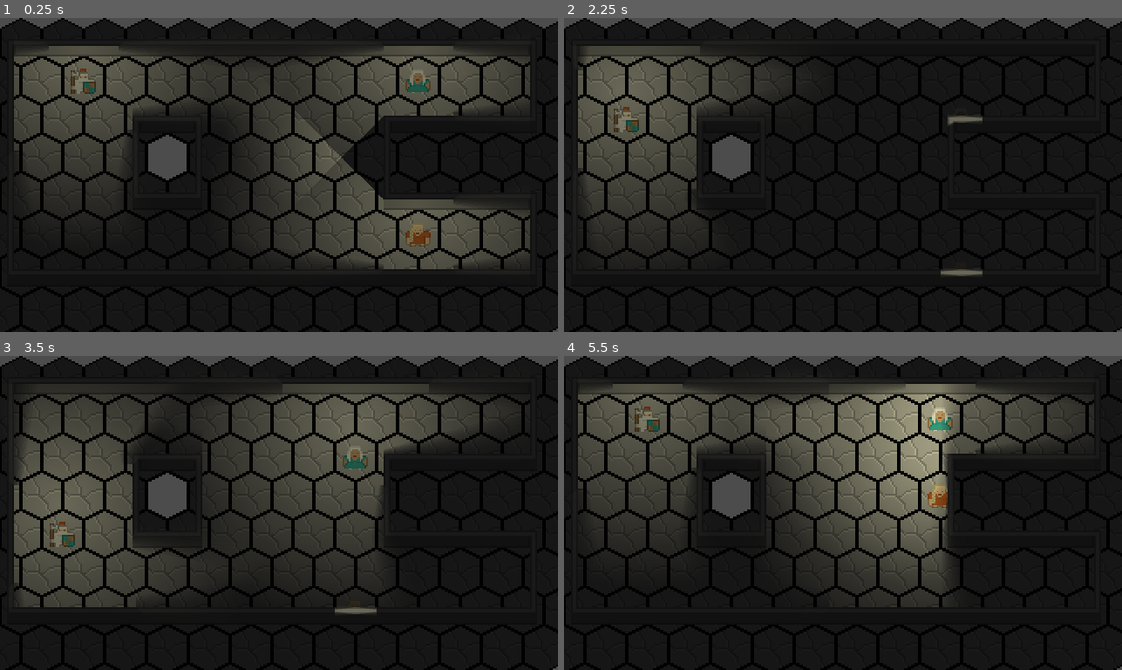
Above: before the commit, frames 1-4 (two rows, left to right).
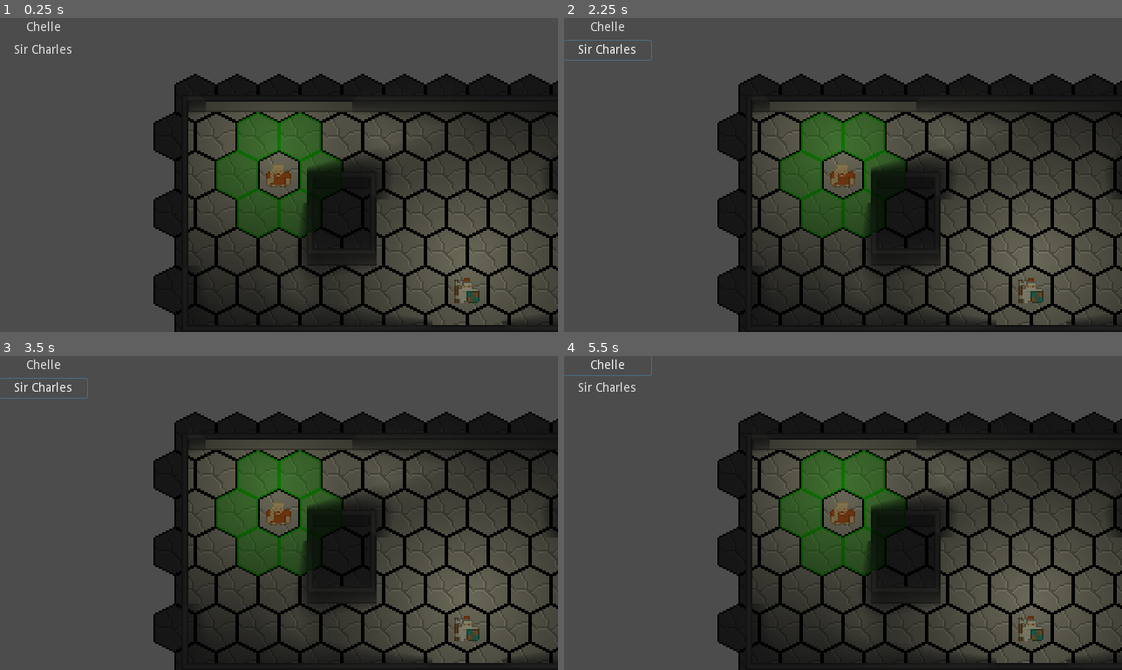
Above: after the commit, the same moments.

Repository: Scimon/godot-experiments
Game: Godot game, scene res://CombatMap.tscn
Two runs of this game, one before a commit and one after it. Both use one fixed random seed, a clock stepped at 60 frames per second and the inputs below.
Inputs (mouse positions are in pixels of both pictures, inside the frame that each line leads up to):
- Up to frame 1 (0.25 s): no input
- Up to frame 2 (2.25 s): click (608, 27) at 0.5 s, where only the run after the commit has a clickable "Chelle"; click (608, 49) at 1.25 s, where only the run after the commit has a clickable "Sir Charles"; tap Enter at 2 s; move the mouse to (965, 159) at 2.02 s; hold Right (ui_right) from 2.03 s (still down); tap Keypad 1 (c_dl, bound only before the commit) at 2.1 s
- Up to frame 3 (3.5 s): tap Keypad 3 (c_dr, bound only before the commit) at 2.3, 2.85 s; tap Space at 2.75 s; move the mouse to (167, 528) at 2.77 s; release Right (ui_right) at 2.78 s; hold Down (ui_down) from 2.78 s (still down); tap Keypad 4 (c_l, bound only before the commit) at 3.05 s
- Up to frame 4 (5.5 s): tap Enter at 3.5, 5 s; move the mouse to (898, 443) at 3.52 s; release Down (ui_down) at 3.53 s; hold Right (ui_right) 3.53-4.28 s; tap Keypad 4 (c_l, bound only before the commit) at 3.6 s; tap Keypad 6 (c_r, bound only before the commit) at 3.8, 4.35 s; tap Space at 4.25 s; move the mouse to (815, 575) at 4.27 s; hold Up (ui_up) 4.28-5.03 s; tap Keypad 7 (c_ul, bound only before the commit) at 4.55, 5.1 s; move the mouse to (1010, 560) at 5.02 s; hold Left (ui_left) from 5.03 s (still down); tap Keypad 9 (c_ur, bound only before the commit) at 5.3 s

The runs differ from the first frame. In frame 1, 71% of the frame differs, in the area x 0-100%, y 0-100%; in frame 2, 69%; in frame 3, 67%; in frame 4, 74%.

Commit message:
Turn Order Stuff

Diff:
--- a/hex-grid-fight/Character.gd
+++ b/hex-grid-fight/Character.gd
@@ -1,5 +1,8 @@
 tool
-extends Node2D
+class_name Character
+extends KinematicBody2D
+
+export(float) var speed = 1.0;
 
 enum Body { RANGER, SAGE, KNIGHT }
 export(Body) var body = Body.RANGER setget set_body
@@ -10,9 +13,21 @@
 	Body.KNIGHT : Vector2(0,11),
 }
 const CENTER_VEC = Vector2(12,14)
+export(String) var character_name = "Unknown"
+var acting = false
+var selectable = {}
+
+signal action_done(speed_change)
+
 # Called when the node enters the scene tree for the first time.
 func _ready():
 	self.set_body(body)
+
+func action_select():
+	$Camera.current = true
+	acting = true
+	select_cells()
+	$Grid.visible = true
 
 func set_body(value):
 	body = value
@@ -46,14 +61,28 @@
 			"c_dr" : Vector2(1,1),
 		}
 
-func _physics_process(delta):
-	var move_vec = Vector2.ZERO
+var draw_map = {
+			"c_ul" : Vector2(-1,-1),
+			"c_ur" : Vector2(0,-1),
+			"c_l" : Vector2(-1,0),
+			"c_r" : Vector2(1,0),
+			"c_dl" : Vector2(-1,1),
+			"c_dr" : Vector2(0,1),
+		}
+
+func select_cells():
+	selectable = {}
+	var move_vec
 	var mapping = current_mapping()
+	var valid_id = $Grid.tile_set.find_tile_by_name("valid")
+	var invalid_id = $Grid.tile_set.find_tile_by_name("invalid")
 	for key in mapping:
-		if Input.is_action_just_pressed(key):
-			move_vec += mapping[key]
-	if can_enter(hex_pos+move_vec):
-		set_hex_pos(hex_pos + move_vec)
+		move_vec = mapping[key]
+		if can_enter(hex_pos+move_vec):
+			$Grid.set_cellv(draw_map[key], valid_id)
+			selectable[hex_pos+move_vec] = true
+		else:
+			$Grid.set_cellv(draw_map[key], invalid_id)
 
 func can_enter(cell):
 	var start = $Grid.map_to_world(hex_pos) + CENTER_VEC
@@ -62,3 +91,18 @@
 	var space_state = get_world_2d().direct_space_state
 	var result = space_state.intersect_ray(start, end, [self])
 	return result.empty()
+
+func _unhandled_input(event):
+	if not acting:
+		return
+	if event.is_action_released("click"):
+		var click = $Grid.world_to_map(get_global_mouse_position())
+		if selectable.has(click):
+			self.hex_pos = click
+			acting = false
+			$Grid.visible = false
+			$ActionDone.start()
+
+
+func _on_ActionDone_timeout():
+	emit_signal("action_done",speed)
--- a/hex-grid-fight/Character.tscn
+++ b/hex-grid-fight/Character.tscn
@@ -1,12 +1,14 @@
-[gd_scene load_steps=7 format=2]
+[gd_scene load_steps=9 format=2]
 
 [ext_resource path="res://Character.gd" type="Script" id=1]
 [ext_resource path="res://Characters/roguelikeChar_transparent.png" type="Texture" id=2]
 [ext_resource path="res://Tiles/hex-overlay.png" type="Texture" id=3]
 [ext_resource path="res://light.png" type="Texture" id=4]
+[ext_resource path="res://Tiles/hex-invalid.png" type="Texture" id=5]
+[ext_resource path="res://Tiles/hex-valid.png" type="Texture" id=6]
 
 [sub_resource type="TileSet" id=1]
-0/name = "hex-overlay.png 0"
+0/name = "overlay"
 0/texture = ExtResource( 3 )
 0/tex_offset = Vector2( 0, 0 )
 0/modulate = Color( 1, 1, 1, 1 )
@@ -20,6 +22,34 @@
 0/shape_one_way_margin = 0.0
 0/shapes = [  ]
 0/z_index = 0
+1/name = "valid"
+1/texture = ExtResource( 6 )
+1/tex_offset = Vector2( 0, 0 )
+1/modulate = Color( 1, 1, 1, 1 )
+1/region = Rect2( 0, 0, 24, 28 )
+1/tile_mode = 0
+1/occluder_offset = Vector2( 0, 0 )
+1/navigation_offset = Vector2( 0, 0 )
+1/shape_offset = Vector2( 0, 0 )
+1/shape_transform = Transform2D( 1, 0, 0, 1, 0, 0 )
+1/shape_one_way = false
+1/shape_one_way_margin = 0.0
+1/shapes = [  ]
+1/z_index = 0
+2/name = "invalid"
+2/texture = ExtResource( 5 )
+2/tex_offset = Vector2( 0, 0 )
+2/modulate = Color( 1, 1, 1, 1 )
+2/region = Rect2( 0, 0, 24, 28 )
+2/tile_mode = 0
+2/occluder_offset = Vector2( 0, 0 )
+2/navigation_offset = Vector2( 0, 0 )
+2/shape_offset = Vector2( 0, 0 )
+2/shape_transform = Transform2D( 1, 0, 0, 1, 0, 0 )
+2/shape_one_way = false
+2/shape_one_way_margin = 0.0
+2/shapes = [  ]
+2/z_index = 0
 
 [sub_resource type="CircleShape2D" id=2]
 radius = 6.78343
@@ -27,6 +57,13 @@
 [node name="Character" type="KinematicBody2D"]
 position = Vector2( 12, 14 )
 script = ExtResource( 1 )
+
+[node name="Grid" type="TileMap" parent="."]
+position = Vector2( -12, -14 )
+tile_set = SubResource( 1 )
+cell_size = Vector2( 24, 22 )
+cell_half_offset = 0
+format = 1
 
 [node name="Light2D" type="Light2D" parent="."]
 texture = ExtResource( 4 )
@@ -45,11 +82,12 @@
 hframes = 54
 frame = 270
 
-[node name="Grid" type="TileMap" parent="."]
-tile_set = SubResource( 1 )
-cell_size = Vector2( 24, 22 )
-cell_half_offset = 0
-format = 1
-
 [node name="CollisionShape2D" type="CollisionShape2D" parent="."]
 shape = SubResource( 2 )
+
+[node name="Camera" type="Camera2D" parent="."]
+
+[node name="ActionDone" type="Timer" parent="."]
+wait_time = 0.1
+one_shot = true
+[connection signal="timeout" from="ActionDone" to="." method="_on_ActionDone_timeout"]
--- a/hex-grid-fight/CombatMap.tscn
+++ b/hex-grid-fight/CombatMap.tscn
@@ -12,6 +12,7 @@
 [ext_resource path="res://Tiles/dungeon-floor.png" type="Texture" id=10]
 [ext_resource path="res://CombatMap.gd" type="Script" id=11]
 [ext_resource path="res://Tiles/hex-overlay.png" type="Texture" id=12]
+[ext_resource path="res://TurnOrder.tscn" type="PackedScene" id=13]
 
 [sub_resource type="TileSet" id=1]
 0/name = "white-tile-base.png 0"
@@ -59,49 +60,49 @@
 0/shapes = [  ]
 0/z_index = 0
 
+[sub_resource type="OccluderPolygon2D" id=3]
+polygon = PoolVector2Array( 4, 4, 4, 4, 8, 2, 8, 12, 24, 12, 24, 16, 4, 16 )
+
+[sub_resource type="ConvexPolygonShape2D" id=4]
+points = PoolVector2Array( 4, 4, 8, 2, 8, 16, 24, 16, 24, 22, 4, 22 )
+
+[sub_resource type="OccluderPolygon2D" id=5]
+polygon = PoolVector2Array( 24, 16, 0, 16, 0, 12, 24, 12 )
+
+[sub_resource type="ConvexPolygonShape2D" id=6]
+points = PoolVector2Array( 24, 22, 0, 22, 0, 16, 24, 16 )
+
+[sub_resource type="OccluderPolygon2D" id=7]
+polygon = PoolVector2Array( 16, 2, 16, 2, 20, 4, 20, 16, 0, 16, 0, 12, 16, 12 )
+
+[sub_resource type="ConvexPolygonShape2D" id=8]
+points = PoolVector2Array( 0, 16, 16, 16, 16, 2, 20, 4, 20, 22, 0, 22 )
+
+[sub_resource type="OccluderPolygon2D" id=9]
+polygon = PoolVector2Array( 16, 2, 20, 4, 20, 24, 16, 26 )
+
+[sub_resource type="ConvexPolygonShape2D" id=10]
+points = PoolVector2Array( 20.0131, 25.8004, 15.9755, 25.8004, 15.9755, 2.11291, 20.0131, 2.11291 )
+
 [sub_resource type="OccluderPolygon2D" id=11]
-polygon = PoolVector2Array( 4, 4, 4, 4, 8, 2, 8, 12, 24, 12, 24, 16, 4, 16 )
-
-[sub_resource type="ConvexPolygonShape2D" id=3]
-points = PoolVector2Array( 4, 4, 8, 2, 8, 16, 24, 16, 24, 22, 4, 22 )
-
-[sub_resource type="OccluderPolygon2D" id=12]
-polygon = PoolVector2Array( 24, 16, 0, 16, 0, 12, 24, 12 )
-
-[sub_resource type="ConvexPolygonShape2D" id=4]
-points = PoolVector2Array( 24, 22, 0, 22, 0, 16, 24, 16 )
+polygon = PoolVector2Array( 4, 4, 8, 2, 8, 26, 4, 24 )
+
+[sub_resource type="ConvexPolygonShape2D" id=12]
+points = PoolVector2Array( 3.99714, 1.97832, 7.9002, 1.97832, 7.9002, 25.935, 3.99714, 25.935 )
 
 [sub_resource type="OccluderPolygon2D" id=13]
-polygon = PoolVector2Array( 16, 2, 16, 2, 20, 4, 20, 16, 0, 16, 0, 12, 16, 12 )
-
-[sub_resource type="ConvexPolygonShape2D" id=5]
-points = PoolVector2Array( 0, 16, 16, 16, 16, 2, 20, 4, 20, 22, 0, 22 )
-
-[sub_resource type="OccluderPolygon2D" id=14]
-polygon = PoolVector2Array( 16, 2, 20, 4, 20, 24, 16, 26 )
-
-[sub_resource type="ConvexPolygonShape2D" id=6]
-points = PoolVector2Array( 20.0131, 25.8004, 15.9755, 25.8004, 15.9755, 2.11291, 20.0131, 2.11291 )
+polygon = PoolVector2Array( 8, 26, 4, 24, 4, 12, 24, 12, 24, 16, 8, 16 )
+
+[sub_resource type="ConvexPolygonShape2D" id=14]
+points = PoolVector2Array( 24, 22, 8, 22, 8, 26, 4, 24, 4, 16, 24, 16 )
 
 [sub_resource type="OccluderPolygon2D" id=15]
-polygon = PoolVector2Array( 4, 4, 8, 2, 8, 26, 4, 24 )
-
-[sub_resource type="ConvexPolygonShape2D" id=7]
-points = PoolVector2Array( 3.99714, 1.97832, 7.9002, 1.97832, 7.9002, 25.935, 3.99714, 25.935 )
-
-[sub_resource type="OccluderPolygon2D" id=16]
-polygon = PoolVector2Array( 8, 26, 4, 24, 4, 12, 24, 12, 24, 16, 8, 16 )
-
-[sub_resource type="ConvexPolygonShape2D" id=8]
-points = PoolVector2Array( 24, 22, 8, 22, 8, 26, 4, 24, 4, 16, 24, 16 )
-
-[sub_resource type="OccluderPolygon2D" id=17]
 polygon = PoolVector2Array( 0, 12, 20, 12, 20, 24, 16, 26, 16, 16, 0, 16 )
 
-[sub_resource type="ConvexPolygonShape2D" id=9]
+[sub_resource type="ConvexPolygonShape2D" id=16]
 points = PoolVector2Array( 0, 16, 20, 16, 20, 24, 16, 26, 16, 22, 0, 22 )
 
-[sub_resource type="TileSet" id=10]
+[sub_resource type="TileSet" id=17]
 0/name = "dungeon-wall-corner-bottom-left-only.png 0"
 0/texture = ExtResource( 8 )
 0/tex_offset = Vector2( 0, 0 )
@@ -269,21 +270,21 @@
 cell_size = Vector2( 24, 22 )
 cell_half_offset = 0
 format = 1
-tile_data = PoolIntArray( 0, 1, 0, 1, 1, 0, 2, 1, 0, 3, 1, 0 …(496 unchanged characters)…  1, 0, 196609, 1, 0, 196610, 1, 0, 196612, 1, 0, 196613, 1, 0, 196614, 1, 0, 196 …(1047 unchanged characters)…
-
-[node name="Knight" parent="." instance=ExtResource( 5 )]
-position = Vector2( 48, 36 )
+tile_data = PoolIntArray( 0, 1, 0, 1, 1, 0, 2, 1, 0, 3, 1, 0 …(496 unchanged characters)…  1, 0, 196609, 1, 0, 196610, 1, 0, 196611, 1, 0, 196612, 1, 0, 196613, 1, 0, 196614, 1, 0, 196 …(1047 unchanged characters)…
+
+[node name="TurnOrder" parent="." instance=ExtResource( 13 )]
+
+[node name="Chelle" parent="TurnOrder/Units" index="0" instance=ExtResource( 5 )]
+position = Vector2( 60, 58 )
+speed = 0.75
+hex_pos = Vector2( 2, 2 )
+character_name = "Chelle"
+
+[node name="Sir Charles" parent="TurnOrder/Units" index="1" instance=ExtResource( 5 )]
+position = Vector2( 168, 124 )
 body = 2
-hex_pos = Vector2( 1, 1 )
-
-[node name="Sage" parent="." instance=ExtResource( 5 )]
-position = Vector2( 240, 36 )
-body = 1
-hex_pos = Vector2( 9, 1 )
-
-[node name="Ranger" parent="." instance=ExtResource( 5 )]
-position = Vector2( 240, 124 )
-hex_pos = Vector2( 9, 5 )
+hex_pos = Vector2( 6, 5 )
+character_name = "Sir Charles"
 
 [node name="Grid" type="TileMap" parent="."]
 tile_set = SubResource( 2 )
@@ -293,9 +294,11 @@
 tile_data = PoolIntArray( 0, 0, 0, 1, 0, 0, 2, 0, 0, 3, 0, 0, 4, 0, 0, 5, 0, 0, 6, 0, 0, 7, 0, 0, 8, 0, 0, 9, 0, 0, 10, …(1578 unchanged characters)…
 
 [node name="HexWalls" type="TileMap" parent="."]
-tile_set = SubResource( 10 )
+tile_set = SubResource( 17 )
 cell_size = Vector2( 24, 22 )
 cell_half_offset = 0
 collision_layer = 2
 format = 1
 tile_data = PoolIntArray( 0, 5, 0, 1, 1, 0, 2, 1, 0, 3, 1, 0, 4, 1, 0, 5, 1, 0, 6, 1, 0, 7, 1, 0, 8, 1, 0, 9, 1, 0, 10, …(516 unchanged characters)…
+
+[editable path="TurnOrder"]
--- /dev/null
+++ b/hex-grid-fight/GameTheme.tres
@@ -0,0 +1,3 @@
+[gd_resource type="Theme" format=2]
+
+[resource]
--- /dev/null
+++ b/hex-grid-fight/TurnOrder.gd
@@ -0,0 +1,36 @@
+class_name TurnOrder
+extends Node
+
+class SpeedSorter:
+	static func sort_on_speed(a, b):
+		if a.current_speed < b.current_speed:
+			return true
+		return false
+
+var turn_order = []
+
+# Called when the node enters the scene tree for the first time.
+func _ready():
+	for unit in $Units.get_children():
+		turn_order.append({"unit": unit, "current_speed": unit.speed })
+		unit.connect("action_done",self,"_handle_action_done")
+	update_display()
+
+func update_display():
+	turn_order.sort_custom(SpeedSorter, "sort_on_speed")
+	for node in $TurnDisplay/VBoxContainer.get_children():
+		node.queue_free()
+
+	for unit in turn_order:
+		var option = ToolButton.new()
+		option.text = unit.unit.character_name
+		$TurnDisplay/VBoxContainer.add_child(option)
+	next_character()
+
+
+func _handle_action_done(speed):
+	turn_order[0].current_speed += speed
+	update_display()
+
+func next_character():
+	turn_order[0].unit.action_select()
--- /dev/null
+++ b/hex-grid-fight/TurnOrder.tscn
@@ -0,0 +1,19 @@
+[gd_scene load_steps=2 format=2]
+
+[ext_resource path="res://TurnOrder.gd" type="Script" id=1]
+
+[node name="TurnOrder" type="Node"]
+script = ExtResource( 1 )
+
+[node name="TurnDisplay" type="CanvasLayer" parent="."]
+
+[node name="VBoxContainer" type="VBoxContainer" parent="TurnDisplay"]
+margin_right = -36.16
+margin_bottom = -50.0
+rect_min_size = Vector2( 100, 0 )
+rect_scale = Vector2( 0.5, 0.5 )
+__meta__ = {
+"_edit_use_anchors_": false
+}
+
+[node name="Units" type="Node" parent="."]
--- a/hex-grid-fight/project.godot
+++ b/hex-grid-fight/project.godot
@@ -8,9 +8,20 @@
 
 config_version=4
 
-_global_script_classes=[  ]
+_global_script_classes=[ {
+"base": "KinematicBody2D",
+"class": "Character",
+"language": "GDScript",
+"path": "res://Character.gd"
+}, {
+"base": "Node",
+"class": "TurnOrder",
+"language": "GDScript",
+"path": "res://TurnOrder.gd"
+} ]
 _global_script_class_icons={
-
+"Character": "",
+"TurnOrder": ""
 }
 
 [application]
@@ -30,34 +41,9 @@
 
 [input]
 
-c_ul={
+click={
 "deadzone": 0.5,
-"events": [ Object(InputEventKey,"resource_local_to_scene":false,"resource_name":"","device":0,"alt":false,"shift":false,"control":false,"meta":false,"command":false,"pressed":false,"scancode":16777357,"unicode":0,"echo":false,"script":null)
- ]
-}
-c_ur={
-"deadzone": 0.5,
-"events": [ Object(InputEventKey,"resource_local_to_scene":false,"resource_name":"","device":0,"alt":false,"shift":false,"control":false,"meta":false,"command":false,"pressed":false,"scancode":16777359,"unicode":0,"echo":false,"script":null)
- ]
-}
-c_l={
-"deadzone": 0.5,
-"events": [ Object(InputEventKey,"resource_local_to_scene":false,"resource_name":"","device":0,"alt":false,"shift":false,"control":false,"meta":false,"command":false,"pressed":false,"scancode":16777354,"unicode":0,"echo":false,"script":null)
- ]
-}
-c_r={
-"deadzone": 0.5,
-"events": [ Object(InputEventKey,"resource_local_to_scene":false,"resource_name":"","device":0,"alt":false,"shift":false,"control":false,"meta":false,"command":false,"pressed":false,"scancode":16777356,"unicode":0,"echo":false,"script":null)
- ]
-}
-c_dl={
-"deadzone": 0.5,
-"events": [ Object(InputEventKey,"resource_local_to_scene":false,"resource_name":"","device":0,"alt":false,"shift":false,"control":false,"meta":false,"command":false,"pressed":false,"scancode":16777351,"unicode":0,"echo":false,"script":null)
- ]
-}
-c_dr={
-"deadzone": 0.5,
-"events": [ Object(InputEventKey,"resource_local_to_scene":false,"resource_name":"","device":0,"alt":false,"shift":false,"control":false,"meta":false,"command":false,"pressed":false,"scancode":16777353,"unicode":0,"echo":false,"script":null)
+"events": [ Object(InputEventMouseButton,"resource_local_to_scene":false,"resource_name":"","device":0,"alt":false,"shift":false,"control":false,"meta":false,"command":false,"button_mask":0,"position":Vector2( 0, 0 ),"global_position":Vector2( 0, 0 ),"factor":1.0,"button_index":1,"pressed":false,"doubleclick":false,"script":null)
  ]
 }
 
Not shown: 8 places in hex-grid-fight/CombatMap.tscn that only renumber resources
Binary file added: hex-grid-fight/Tiles/hex-invalid.png
Not shown, added: hex-grid-fight/Tiles/hex-invalid.png.import
Binary file added: hex-grid-fight/Tiles/hex-valid.png
Not shown, added: hex-grid-fight/Tiles/hex-valid.png.import
